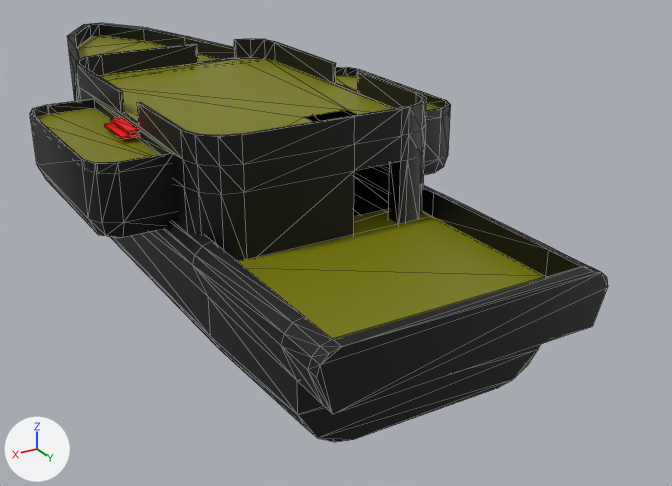
The glTF model ships/hulls/hull_tuga.glb as it was, and as the next commit left it.
Before and after are seen from a 50 mm lens placed at (15.8, 35.4, 12.7), pointed at (-3.4, 3.4, -3.2). Arrows for +X, +Y and +Z are at lower left; the lights stay in place. The first picture is the older version. Mesh edges are drawn as thin lines. Where no turn or scale is listed for an object, it has been applied to the vertices. Vertices at exactly the same position are counted once.

The first picture shows 'Cube.020', 'Deck', 'HullRefined', 'HullRefined.001' and 1 more.
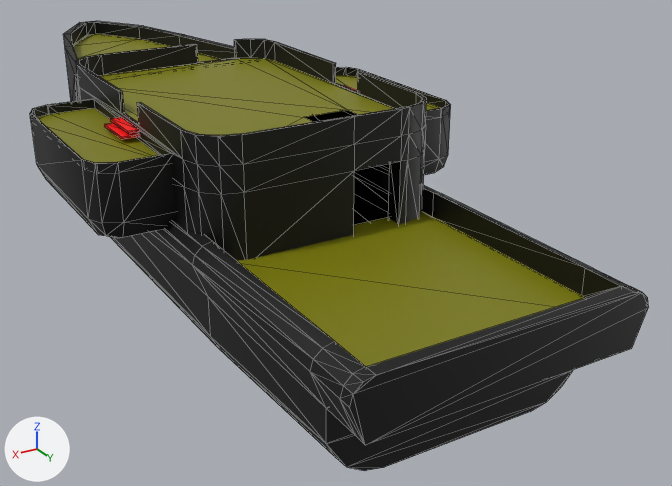
What differs and where, as boxes [x1, y1, x2, y2] in the pictures (672 x 486 px; the box of a moved part takes in the faces that stretch with it):
'HullRefined', reshaped (8% wider, 7% taller): before [67, 23, 608, 442]; after [63, 21, 649, 471]
'Deck', reshaped (8% wider, 10% taller): before [37, 36, 546, 339]; after [37, 34, 586, 367]
part 1 of me_cube_038, rebuilt (13% wider, 20% taller): before [238, 209, 546, 339]; after [238, 211, 586, 367]
part 2 of me_cube_038, moved or reshaped: before [77, 36, 220, 62]; after [73, 34, 220, 62]
part 3 of me_cube_033, moved or reshaped: before [67, 23, 235, 101]; after [63, 21, 235, 102]
part 4 of me_cube_033, moved or reshaped: before [205, 213, 608, 442]; after [205, 213, 649, 471]

Edits to the bpy script that builds the scene:
```text
Change me_cube_038:
    used by ob_deck; location = (0.0, 8.0, -2.0)
    verts and faces of me_cube_038; kept vertices keep their numbers, new ones are numbered from 58
    before: 24 (1.9, -22.8, 4.6) at pixel (76, 48), 25 (-1.9, -22.8, 4.6) at pixel (144, 41), 26 (-2.9, -19.3, 4.6), 27 (2.9, -19.3, 4.6), 28 (0.3, -25.6, 4.6) at pixel (90, 36)
    before: 29 (-0.3, -25.6, 4.6) at pixel (99, 35)
    remove me_cube_038.from_pydata(...)  # 58 vertices, 50 faces; spans x -7.6..7.6, y -25.6..8.5, z 1.5..5.1
    add me_cube_038.from_pydata(...)  # 54 vertices, 46 faces; spans x -7.6..7.6, y -26.4..10.3, z 1.5..5.1
    me_cube_038 part 1: the loose piece of 8 vertices spanning x -4.6..4.6, y -0.8..8.5, z 1.5..1.6 is rebuilt with 4 vertices and now spans x -4.6..4.6, y -0.1..10.3, z 1.5
    me_cube_038 part 2
    add for i in [24, 25, 28, 29]: verts[i] += (0.0, -0.8, 0.0)
    add verts[26] = (-2.9, -20.0, 4.6)  # moved
    add verts[27] = (2.9, -20.0, 4.6)  # moved
Change me_cube_033:
    used by ob_hullrefined; location = (0.0, 8.0, -2.0)
    remove me_cube_033.from_pydata(...)  # 170 vertices, 314 faces; spans x -5.3..5.3, y -26.0..9.0, z -2.6..5.3
    add me_cube_033.from_pydata(...)  # 170 vertices, 314 faces; spans x -5.3..5.3, y -26.7..10.7, z -2.6..5.3
    me_cube_033 part 3: all 58 vertices in x -3.3..3.3, y -26.0..-19.3, z -2.3..5.3 are moved by (0.0, -0.7, 0.0)
    me_cube_033 part 4: all 44 vertices in x -5.3..5.3, y 7.0..9.0, z -2.3..2.5 are moved by (0.0, 1.7, 0.0)
```
